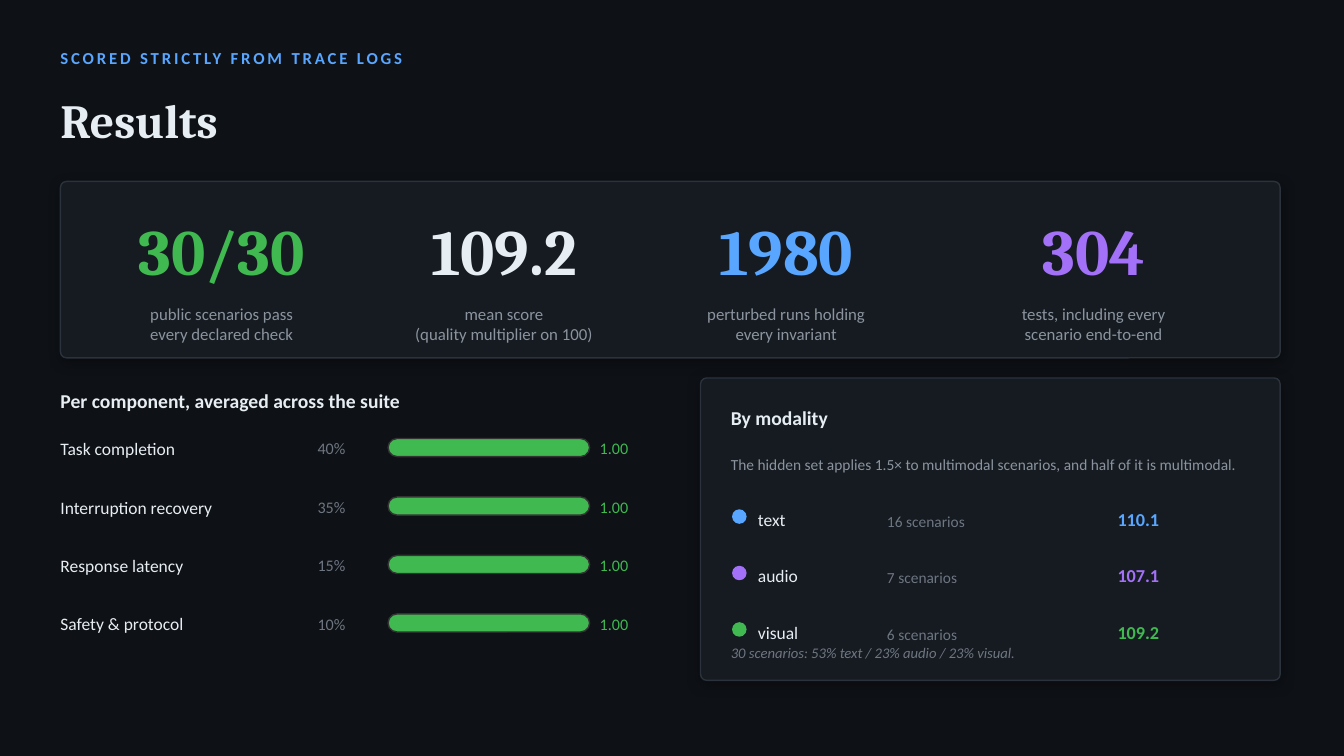
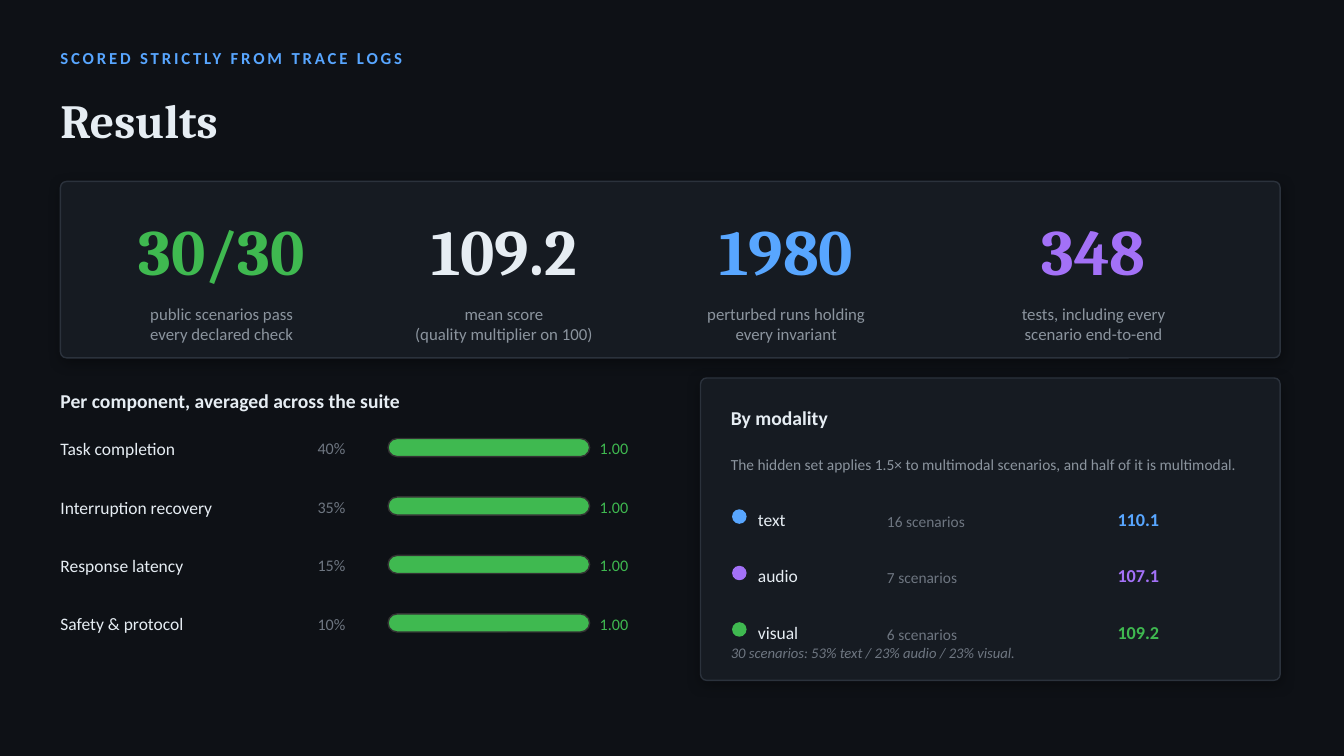
Before and after one commit to itsAryan-devop/parley, a slide deck: slide 8 of deck/ThaparPatiala_TEAM_Submission_ppt.pptx. Drawn at 1344x756 pixels with LibreOffice and Linux fonts; fonts in the diff are those of the drawing. Boxes give left, top, right and bottom in pixels: in the first picture for what was removed or moved away, otherwise in the second. Text is boxed around its words. In the diff, an @@ line names an element or a change of style, - is before the commit and + after.

Commit message:
Sync the test count: 348
The figure moved three times in one session as the metamorphic encoding test,
S30's guards and the live-demo tests landed. README, deck, demo script and
PRIOR_ART now all say 348, which is what `pytest --collect-only` reports. Deck
rebuilt so the slide matches.

```diff
--- a/deck/ThaparPatiala_TEAM_Submission_ppt.pptx
+++ b/deck/ThaparPatiala_TEAM_Submission_ppt.pptx
@@ text at [1042, 231, 1146, 276]: text changed @@
-304
+348
```
Also in this commit, not shown: 4 other files.
